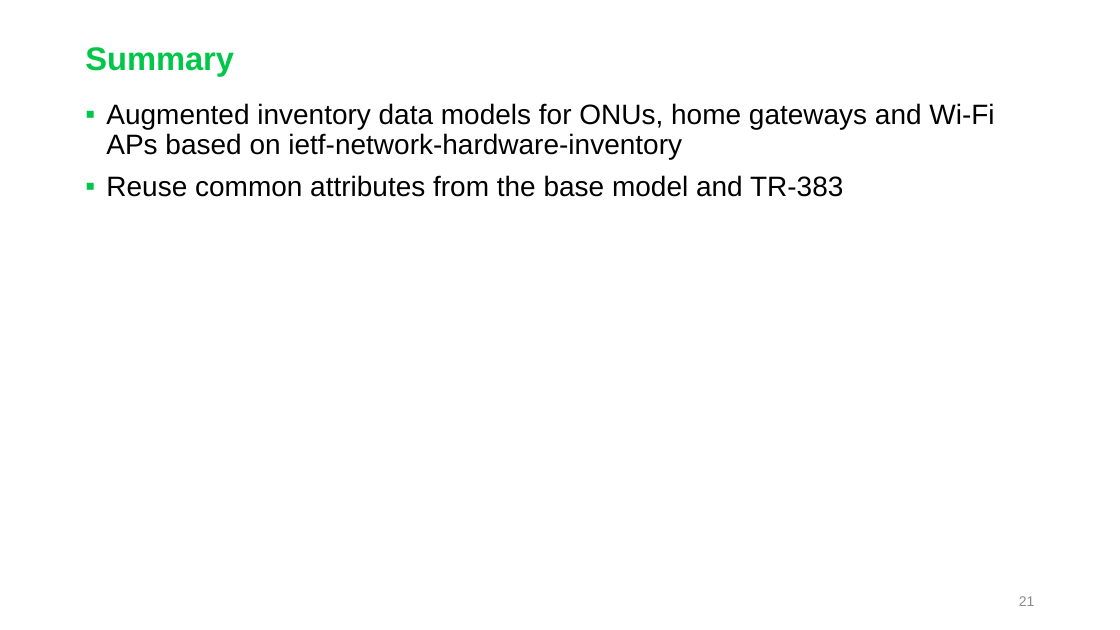
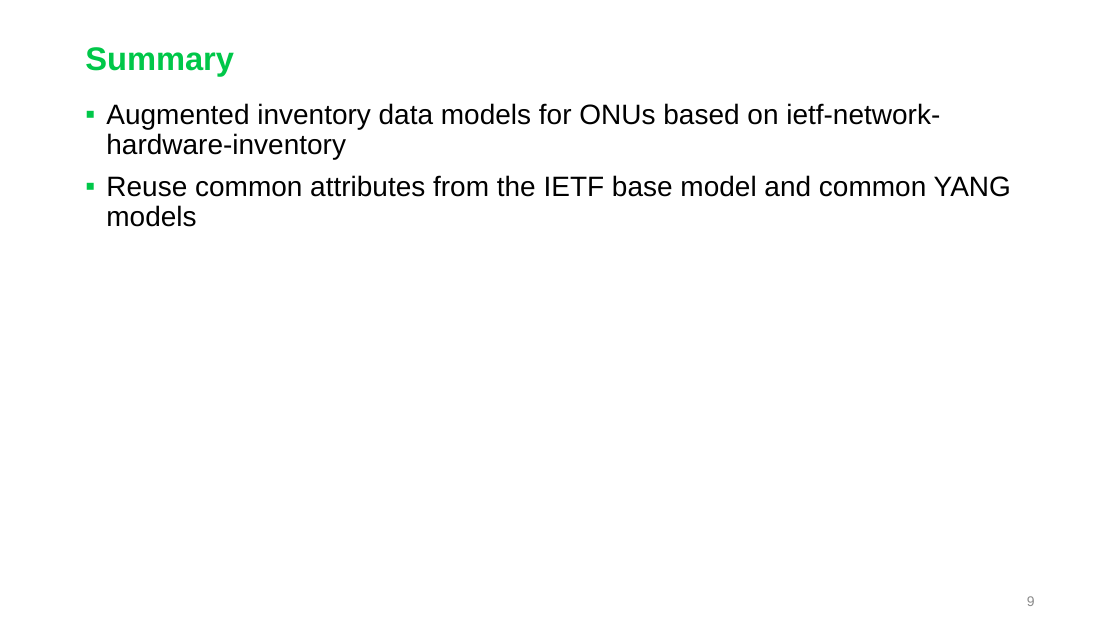
Before and after one commit to aguoietf/Public_material_for_standards, a slide deck: slide 9 of CONTRIB-xxxx-huawei-01 - NBI Design - inventory-topo.pptx (slide 21 before the commit). Drawn at 1120x630 pixels with LibreOffice and Linux fonts; fonts in the diff are those of the drawing. Boxes give left, top, right and bottom in pixels: in the first picture for what was removed or moved away, otherwise in the second. Text is boxed around its words. In the diff, an @@ line names an element or a change of style, - is before the commit and + after.

```diff
--- a/CONTRIB-xxxx-huawei-01 - NBI Design - inventory-topo.pptx
+++ b/CONTRIB-xxxx-huawei-01 - NBI Design - inventory-topo.pptx
@@ text at (x1=106, y1=103, x2=1011, y2=227): text changed @@
-▪ Augmented inventory data models for ONUs, home gateways and Wi-Fi APs based on ietf-network-hardware-inventory
-▪ Reuse common attributes from the base model and TR-383
+▪ Augmented inventory data models for ONUs based on ietf-network-hardware-inventory
+▪ Reuse common attributes from the IETF base model and common YANG models
@@ page number at (x1=1027, y1=596, x2=1035, y2=606): text changed @@
-21
+9
```
Also in this commit, not shown: 8 other slides changed, 12 slides removed, 2 other files.
